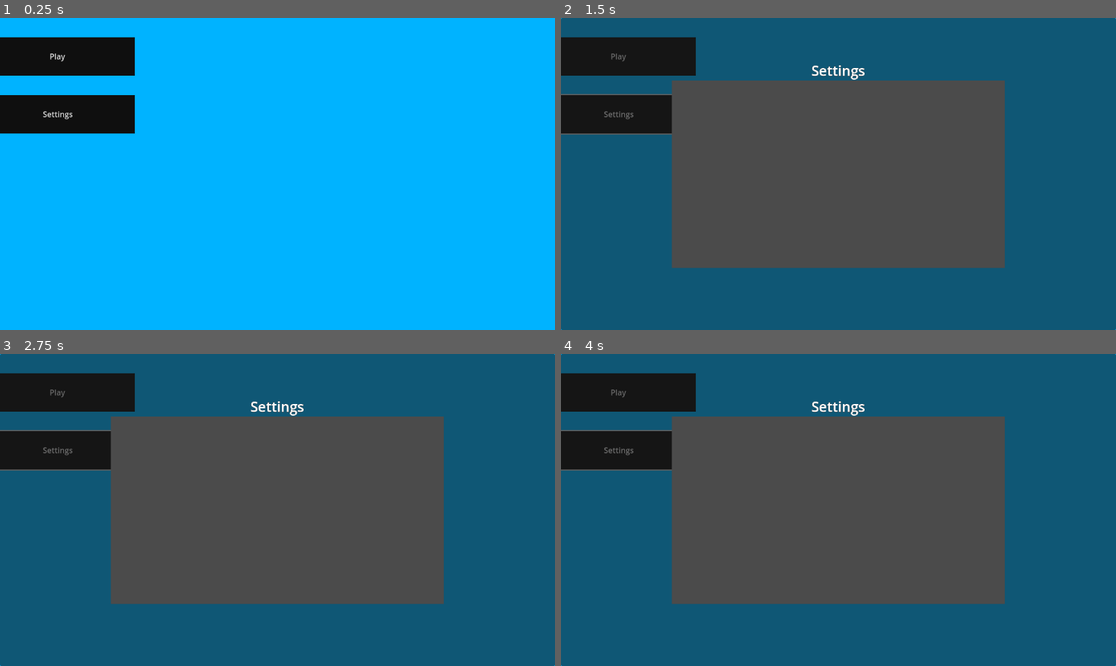
Above: before the commit, frames 1-4 (two rows, left to right).
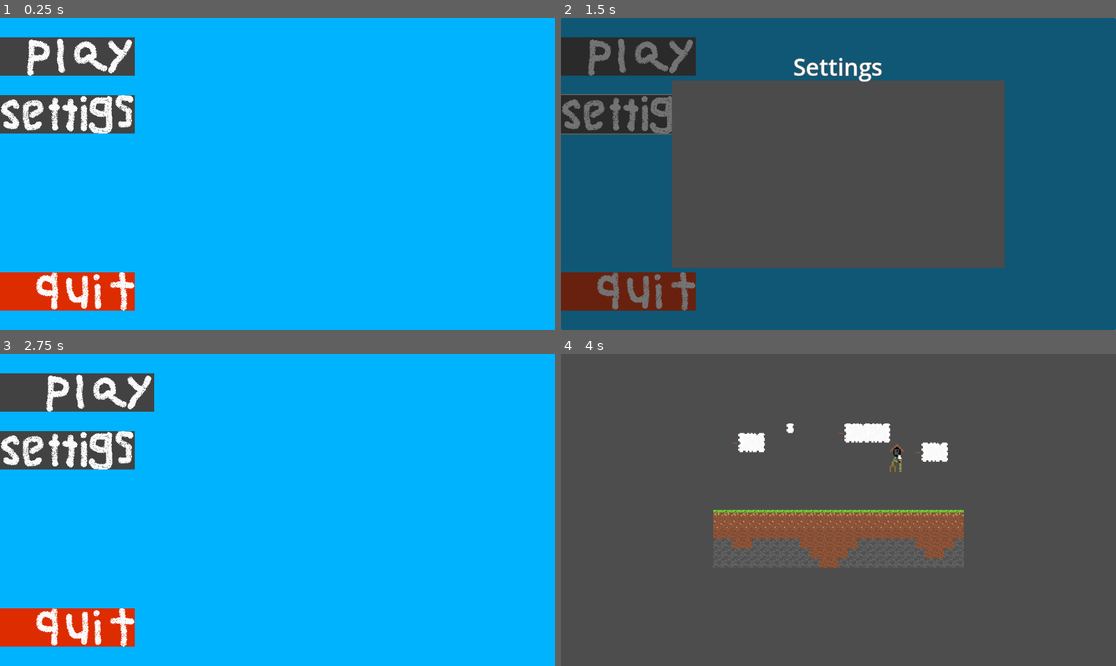
Above: after the commit, the same moments.

Repository: raviv-david/Your-mom
Game: Godot game, scene res://scenes/mainMenu.tscn
The game is run twice, just before and just after one commit, with the same random seed, the same clock (stepped at 60 frames per second) and the same inputs.
Inputs (mouse positions are in pixels of both pictures, inside the frame that each line leads up to; where the layout moved, square brackets give the same spot in the first picture):
- Up to frame 1 (0.25 s): no input
- Up to frame 2 (1.5 s): click (616, 114) at 0.5 s; click (838, 174) at 1.27 s
- Up to frame 3 (2.75 s): click (55, 391) at 2 s
- Up to frame 4 (4 s): click (638, 391) [616, 391] at 2.75 s; hold D (moveRight) from 3.53 s (still down); tap W (moveJump) at 3.77 s

The runs differ from the first frame. In frame 1, 9.0% of the frame differs, in the area x 0-25%, y 6-94%; in frame 2, 5.5%; in frame 3, 100%, in the area x 0-100%, y 0-100%; in frame 4, 71%.

Commit message:
main menu & buttons stuff

Diff:
--- a/moses/scenes/button.tscn
+++ b/moses/scenes/button.tscn
@@ -7,13 +7,10 @@
 offset_bottom = 80.0
 script = ExtResource("1_s0ubp")
 
-[node name="ColorRect" type="ColorRect" parent="."]
-show_behind_parent = true
+[node name="TextureRect" type="TextureRect" parent="."]
 layout_mode = 1
 anchors_preset = 15
 anchor_right = 1.0
 anchor_bottom = 1.0
 grow_horizontal = 2
 grow_vertical = 2
-mouse_filter = 2
-color = Color(0, 0, 0, 1)
--- a/moses/scenes/mainMenu.tscn
+++ b/moses/scenes/mainMenu.tscn
@@ -36,7 +36,7 @@
 offset_top = 40.0
 offset_right = 280.0
 offset_bottom = 120.0
-text = "Play"
+texture_path = "res://sprites/PlayButton.png"
 load_scene = "res://scenes/testMap.tscn"
 
 [node name="SettingsButton" parent="MainMenu" node_paths=PackedStringArray("show_on_click") instance=ExtResource("1_5ofpj")]
@@ -45,31 +45,47 @@
 offset_top = 160.0
 offset_right = 280.0
 offset_bottom = 240.0
-text = "Settings"
+texture_path = "res://sprites/SettingsButton.png"
 action = 1
-show_on_click = NodePath("../../SettingsPanel")
+show_on_click = NodePath("../../settings")
 
-[node name="SettingsPanel" type="Panel" parent="."]
+[node name="QuitButton" parent="MainMenu" instance=ExtResource("1_5ofpj")]
+layout_mode = 0
+offset_left = -40.0
+offset_top = 528.0
+offset_right = 280.0
+offset_bottom = 608.0
+texture_path = "res://sprites/QuitButton.png"
+action = 3
+
+[node name="settings" parent="." node_paths=PackedStringArray("show_on_click") instance=ExtResource("1_5ofpj")]
 visible = false
 layout_mode = 1
 anchors_preset = 15
 anchor_right = 1.0
 anchor_bottom = 1.0
+offset_right = 0.0
+offset_bottom = 0.0
 grow_horizontal = 2
 grow_vertical = 2
+action = 2
+show_on_click = NodePath(".")
+slide_by = 0
+sliding_speed = 0
 
-[node name="ColorRect" type="ColorRect" parent="SettingsPanel"]
+[node name="ColorRect" type="ColorRect" parent="settings"]
 layout_mode = 1
-anchors_preset = 15
-anchor_right = 1.0
-anchor_bottom = 1.0
+anchors_preset = -1
+anchor_left = 0.2
+anchor_top = 0.2
+anchor_right = 0.8
+anchor_bottom = 0.8
 grow_horizontal = 2
 grow_vertical = 2
-scale = Vector2(0.6, 0.6)
 pivot_offset = Vector2(574, 324)
 color = Color(0.295867, 0.295866, 0.295866, 1)
 
-[node name="Label" type="Label" parent="SettingsPanel/ColorRect"]
+[node name="Label" type="Label" parent="settings/ColorRect"]
 layout_mode = 1
 anchors_preset = -1
 anchor_top = -0.16
@@ -80,7 +96,7 @@
 horizontal_alignment = 1
 vertical_alignment = 2
 
-[node name="Buttons" type="Control" parent="SettingsPanel/ColorRect"]
+[node name="Buttons" type="Control" parent="settings/ColorRect"]
 layout_mode = 1
 anchors_preset = 15
 anchor_right = 1.0
--- a/moses/scripts/MenuButtons.gd
+++ b/moses/scripts/MenuButtons.gd
@@ -1,7 +1,9 @@
 extends Button
 
 
-enum Actions {next_scene = 0, show_pannel = 1}
+enum Actions {next_scene = 0, show_pannel = 1, hide_pannel = 2, quit = 3}
+
+@export_file() var texture_path
 
 @export var action : Actions
 
@@ -18,6 +20,8 @@
 func _ready():
 	STARTING_POS = position.x
 	ENDING_POS = STARTING_POS + slide_by
+	if texture_path != null:
+		$TextureRect.texture = load(texture_path)
 
 
 # Called every frame. 'delta' is the elapsed time since the previous frame.
@@ -28,6 +32,10 @@
 				get_tree().change_scene_to_file(load_scene)
 			1:
 				show_on_click.visible = true
+			2:
+				show_on_click.visible = false
+			3:
+				get_tree().quit()
 	if is_hovered():
 		position.x = move_toward(position.x, ENDING_POS, sliding_speed)
 	else:
Binary file changed: moses/sprites/PlayButton.png
Binary file added: moses/sprites/QuitButton.png
Not shown, added: moses/sprites/QuitButton.png.import
Binary file added: moses/sprites/SettingsButton.png
Not shown, added: moses/sprites/SettingsButton.png.import
